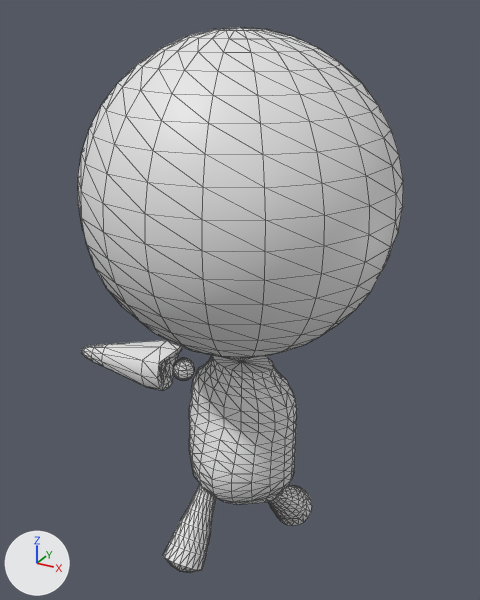
An edit to the OBJ model res/models/planetHead/exp_25.obj, drawn before and after from the same camera.
Camera for both pictures: a camera (50 mm lens) standing at (3.4, -6.2, 8.36) and looking at (-0.13, 0.22, 5.15). Lighting does not change. The marker at lower left points along +X, +Y and +Z. Mesh edges are drawn as thin lines. Where no turn or scale is listed for an object, it has been applied to the vertices.

The first picture shows 'exp_25'.
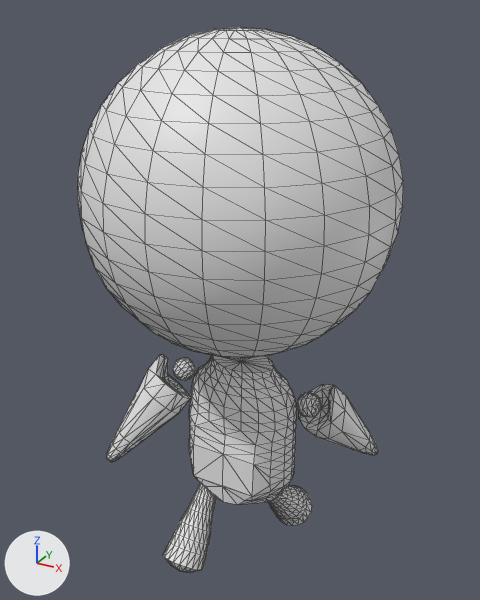
The change, as a list of edits to the scene's bpy script:
```text
Change me_exp_25:
    used by ob_exp_25; location = (0.0, 0.0, 0.0)
    remove me_exp_25.from_pydata(...)  # 1316 vertices, 2608 faces; spans x -2.41..1.72, y -1.74..1.7, z 1.61..8.19
    add me_exp_25.from_pydata(...)  # 1438 vertices, 2844 faces; spans x -1.72..1.72, y -1.74..1.7, z 1.61..8.19
    me_exp_25 part 1: the loose piece of 90 vertices spanning x -2.41..-0.92, y -0.29..0.37, z 3.73..4.39 is multiplied about its middle by the matrix ((0.455, -0.208, -0.866), (0.415, 0.91, 0.0), (0.788, -0.36, 0.5)), then moved by (0.46, -0.39, -0.53)
    me_exp_25 part 2: the loose piece of 58 vertices spanning x -1.05..-0.76, y -0.05..0.24, z 3.91..4.21 is copied, and the copy is multiplied about its middle by the matrix ((-0.455, 0.208, 0.866), (-0.415, -0.91, 0.0), (0.788, -0.36, 0.5)), then moved by (1.77, -0.01, 0.01); it spans x 0.72..1.02, y -0.06..0.23, z 3.92..4.21
    me_exp_25 part 3: the loose piece of 90 vertices spanning x -2.41..-0.92, y -0.29..0.37, z 3.73..4.39 is copied, and the copy is multiplied about its middle by the matrix ((-0.455, 0.208, 0.866), (-0.415, -0.91, 0.0), (0.788, -0.36, 0.5)), then moved by (2.85, 0.49, -0.53); it spans x 0.66..1.51, y 0.03..1.04, z 2.98..4.29
    me_exp_25 part 4
    90 vertices are removed from x -1.05..0.41, y -0.7..0.24, z 2.74..4.21
    200 faces are deleted
    64 vertices are added at x -1.04..0.29, y -0.46..0.24, z 2.78..4.21
    148 new faces join them
```

What differs and where, as boxes [x1, y1, x2, y2] in the pictures (480 x 600 px; the box of a moved part takes in the faces that stretch with it):
part 1 of me_exp_25, moved or reshaped
    before: [81, 340, 183, 391]
    after: [107, 355, 191, 462]
part 2 of me_exp_25, added
    after: [297, 393, 322, 417]
part 3 of me_exp_25, added
    after: [299, 384, 378, 455]
part 4 of me_exp_25, moved or reshaped
    both: [173, 358, 271, 504]
